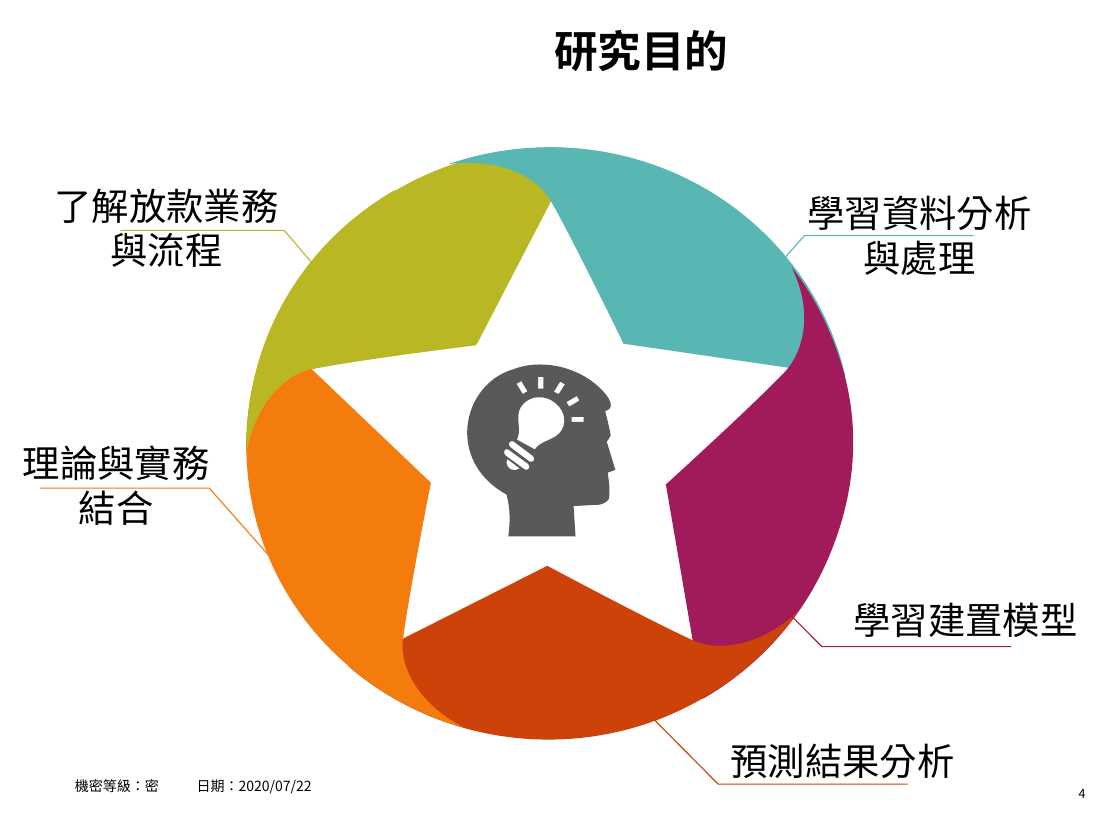
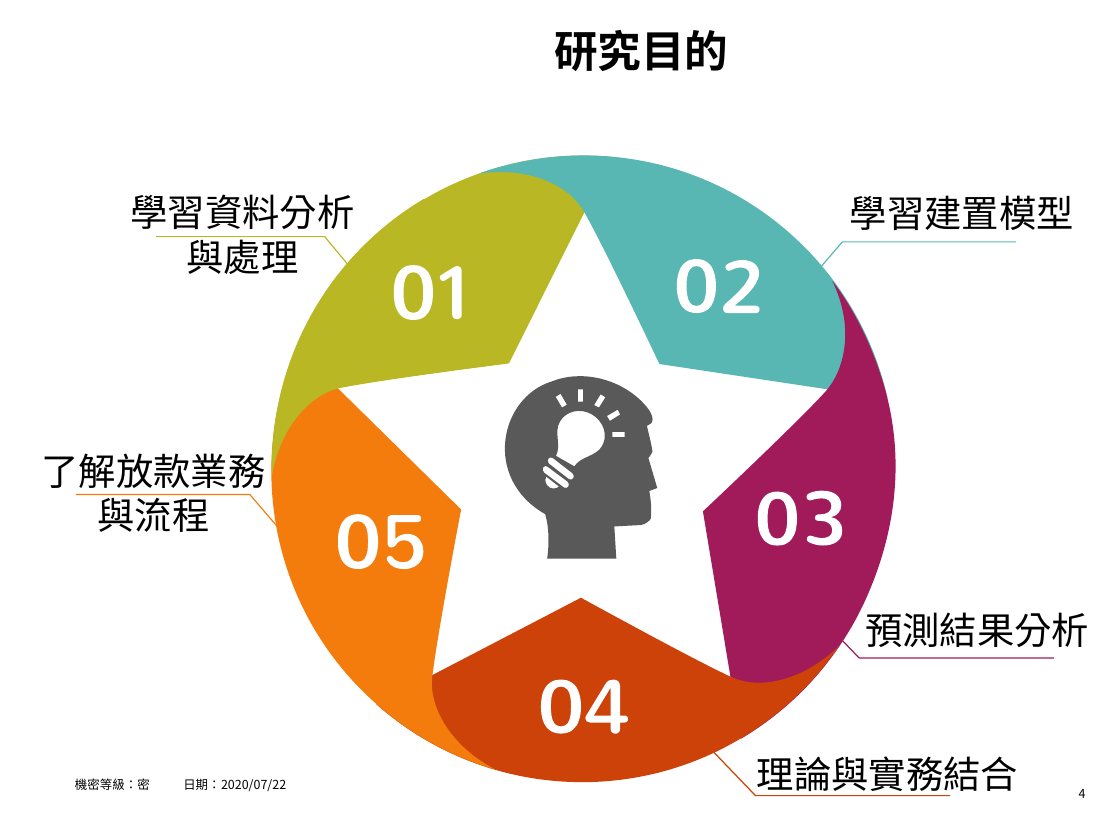
Before and after one commit to hrne/FINAL_REPORT, a slide deck: slide 4 of AI_Report/AI應用-不動產價格預測.pptx. Drawn at 1120x840 pixels with LibreOffice and Linux fonts; fonts in the diff are those of the drawing; background and template pictures are left out. Boxes give left, top, right and bottom in pixels: in the first picture for what was removed or moved away, otherwise in the second. Text is boxed around its words. In the diff, an @@ line names an element or a change of style, - is before the commit and + after.

```diff
--- a/AI_Report/AI應用-不動產價格預測.pptx
+++ b/AI_Report/AI應用-不動產價格預測.pptx
@@ freeform shape resized from (x1=179, y1=121, x2=635, y2=453) to (x1=202, y1=127, x2=673, y2=476) @@
@@ freeform shape resized from (x1=448, y1=147, x2=846, y2=375) to (x1=479, y1=156, x2=888, y2=399) @@
@@ text at (x1=130, y1=194, x2=354, y2=274): text changed @@
-學習資料分析與處理
+學習資料分析
+與處理
@@ freeform shape resized from (x1=246, y1=190, x2=477, y2=451) to (x1=271, y1=199, x2=508, y2=476) @@
@@ text "學習建置模型" moved from (x1=853, y1=602, x2=1077, y2=637) to (x1=850, y1=195, x2=1074, y2=230) @@
@@ freeform shape resized from (x1=120, y1=230, x2=356, y2=314) to (x1=157, y1=236, x2=400, y2=326) @@
@@ freeform shape resized from (x1=730, y1=235, x2=973, y2=319) to (x1=766, y1=242, x2=1017, y2=332) @@
@@ freeform shape resized from (x1=666, y1=268, x2=864, y2=699) to (x1=703, y1=281, x2=906, y2=739) @@
@@ freeform shape resized from (x1=240, y1=330, x2=464, y2=728) to (x1=265, y1=348, x2=495, y2=769) @@
@@ freeform shape resized from (x1=446, y1=358, x2=617, y2=536) to (x1=483, y1=371, x2=660, y2=559) @@
@@ text at (x1=42, y1=453, x2=266, y2=532): text changed @@
-了解放款業務與流程
+了解放款業務
+與流程
@@ freeform shape resized from (x1=40, y1=488, x2=283, y2=572) to (x1=76, y1=494, x2=327, y2=584) @@
@@ group added at (x1=338, y1=259, x2=842, y2=734): 10 freeform shapes @@
@@ freeform shape resized from (x1=738, y1=563, x2=1011, y2=647) to (x1=774, y1=569, x2=1055, y2=659) @@
@@ freeform shape resized from (x1=348, y1=566, x2=797, y2=745) to (x1=376, y1=598, x2=839, y2=788) @@
@@ text "預測結果分析" rewrapped from (x1=730, y1=743, x2=954, y2=785) to (x1=865, y1=612, x2=1089, y2=647) @@
@@ freeform shape resized from (x1=635, y1=700, x2=908, y2=784) to (x1=670, y1=707, x2=951, y2=796) @@
@@ text "理論與實務結合" rewrapped from (x1=23, y1=445, x2=210, y2=525) to (x1=757, y1=756, x2=1018, y2=796) @@
@@ text "機密等級：密 日期：2020/07/22" at (x1=75, y1=778, x2=286, y2=791): size 9 to 8 pt @@
```
Also in this commit, not shown: 13 other slides changed.
